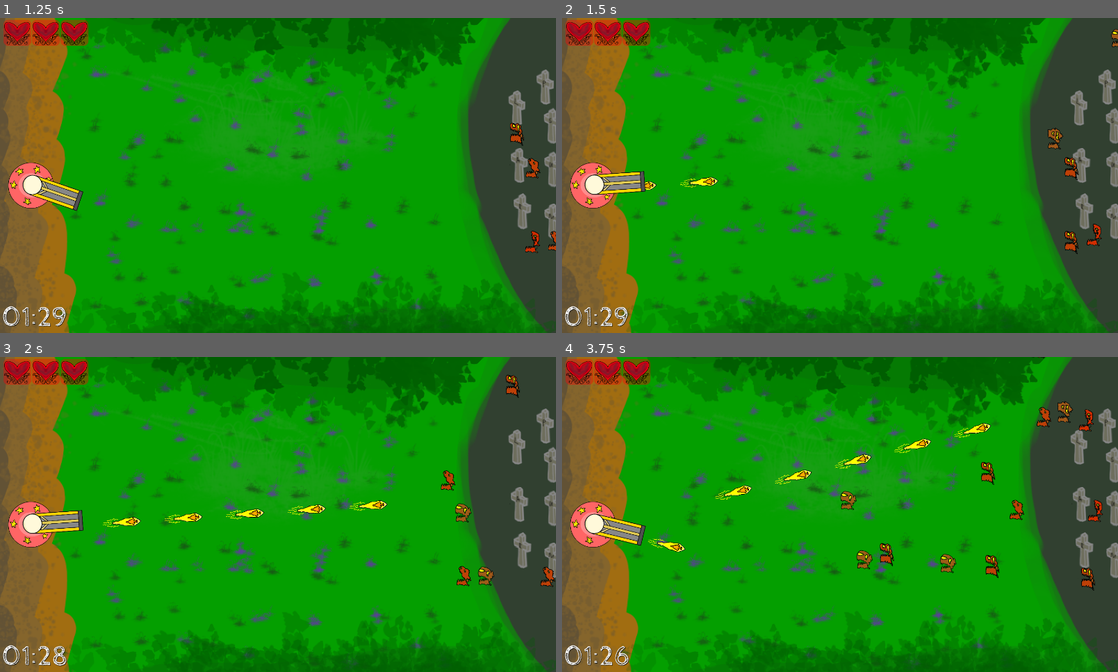
Above: before the commit, frames 1-4 (two rows, left to right).
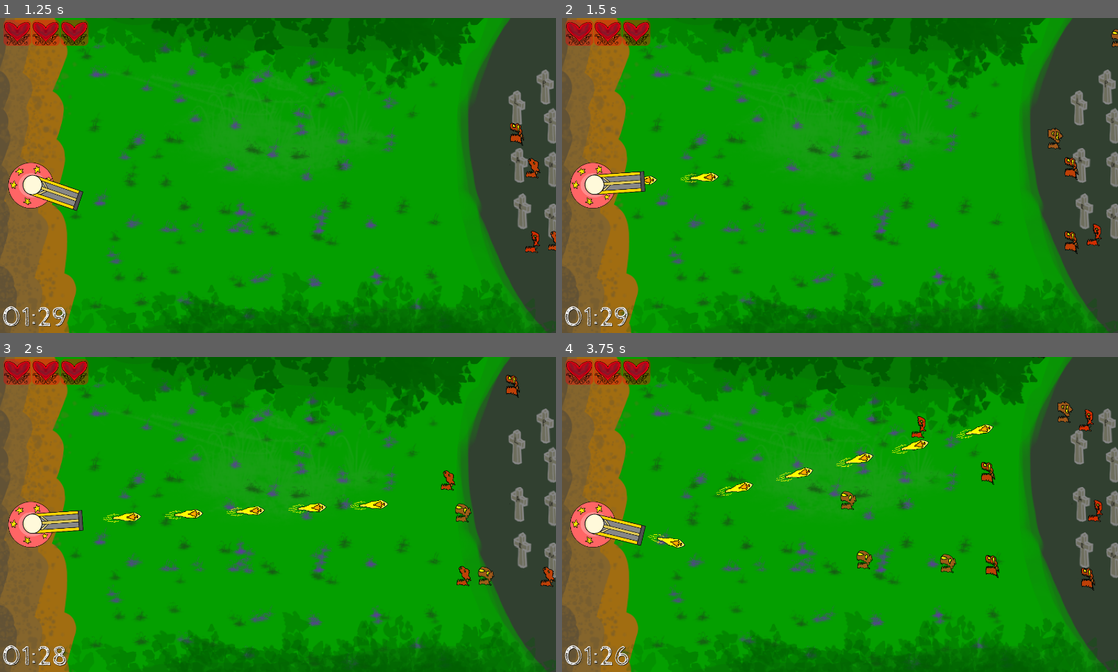
Above: after the commit, the same moments.

Repository: DaqCode/Heatd-Up-Tower
Game: Godot game, scene res://scenes/main_menu.tscn
Two runs of this game, one before a commit and one after it. Both use one fixed random seed, a clock stepped at 60 frames per second and the inputs below.
Inputs (mouse positions are in pixels of both pictures, inside the frame that each line leads up to):
- Up to frame 1 (1.25 s): click "Start Game" at 0.5 s
- Up to frame 2 (1.5 s): move the mouse to (962, 159) at 1.27 s; hold Space (shoot) from 1.28 s (still down)
- Up to frame 3 (2 s): keep holding Space (shoot)
- Up to frame 4 (3.75 s): move the mouse to (728, 530) at 2.02 s; release Space (shoot) at 2.03 s; tap Space (shoot) at 2.1, 3.6 s; move the mouse to (895, 445) at 2.77 s; hold Space (shoot) 2.78-3.53 s; move the mouse to (812, 577) at 3.52 s

Frame 1 is identical in both runs. In frame 2, 0.3% of the frame differs, in the area x 14-29%, y 49-55%; in frame 3, 0.8%; in frame 4, 1.4%, in the area x 15-88%, y 15-67%.

Commit message:
Update turret.tscn

Diff:
--- a/scenes/turret.tscn
+++ b/scenes/turret.tscn
@@ -29,6 +29,7 @@
 shape = SubResource("CircleShape2D_bgpaa")
 
 [node name="Marker" type="Node2D" parent="."]
+position = Vector2(1, -17)
 
 [node name="Marker2D" type="Marker2D" parent="Marker"]
 
